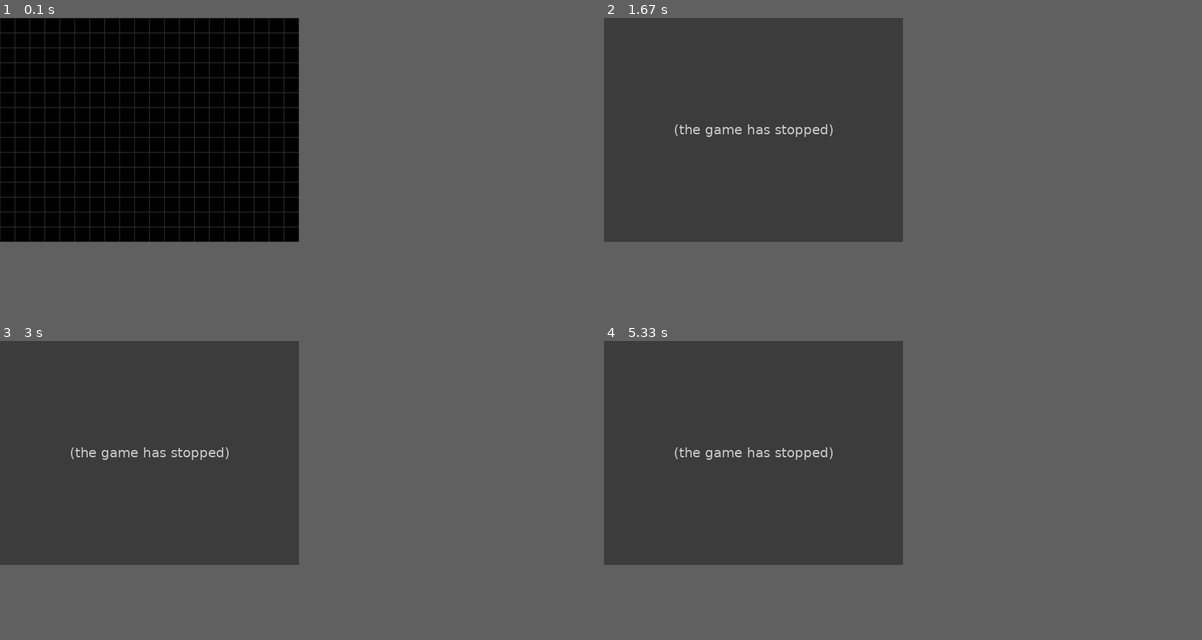
Above: before the commit, frames 1-4 (two rows, left to right).
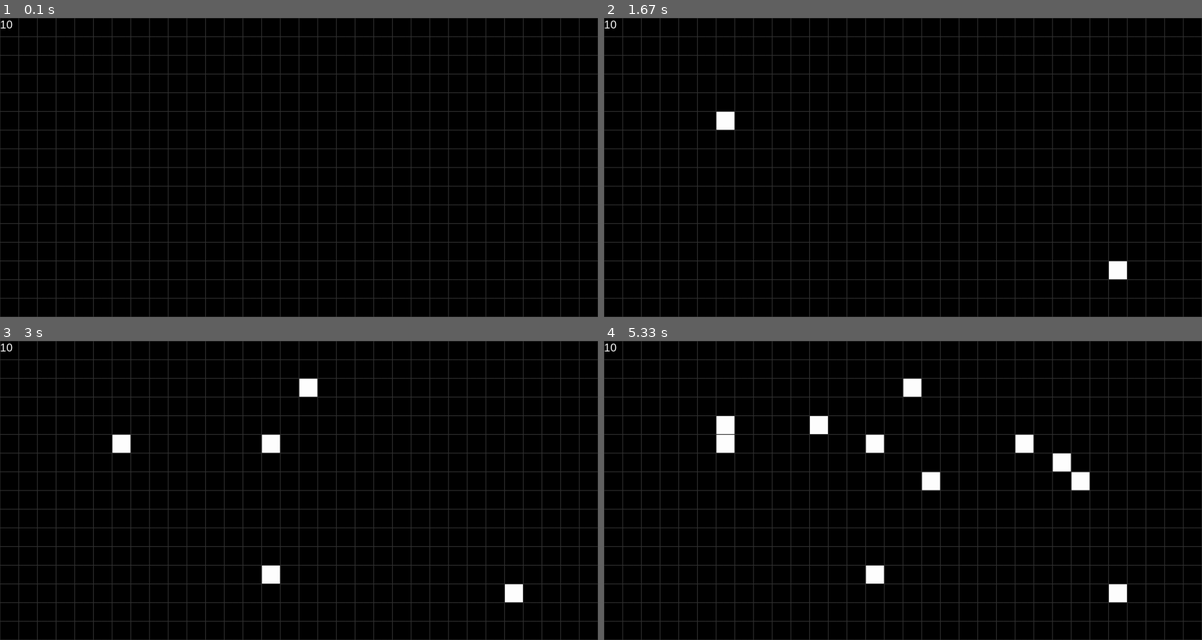
Above: after the commit, the same moments.

Repository: ArMatherYT/Completed
Game: pygame game, started from Conway/conway.py
Same seed, same stepped clock (60 frames per second), same inputs: the game is played once before the commit and once after it.
Inputs (mouse positions are in pixels of both pictures, inside the frame that each line leads up to):
- Up to frame 1 (0.1 s): no input
- Up to frame 2 (1.67 s): tap - at 0.33 s; tap + at 0.67 s; click (717, 122) at 1.2 s; click (1124, 272) at 1.6 s
- Up to frame 3 (3 s): move the mouse to (310, 388) at 1.87 s; click (310, 388) at 2 s; move the mouse to (269, 568) at 2.27 s; click (269, 568) at 2.4 s; click (281, 439) at 2.8 s
- Up to frame 4 (5.33 s): click (819, 427) at 3.2 s; click (1058, 463) at 3.6 s; move the mouse to (1088, 484) at 3.87 s; click (1088, 484) at 4 s; move the mouse to (1028, 436) at 4.27 s; click (1028, 436) at 4.4 s; click (729, 430) at 4.8 s; click (926, 478) at 5.2 s
In our replay, the window is 450x337 before the commit and 900x450 after it. These sizes can differ from the game's own. Grey fills any space a smaller window leaves; there, only what the larger window draws over its background counts as a difference.

The runs differ from the first frame. In frame 1, 9.9% of the frame differs, in the area x 0-100%, y 0-100%; in frame 2, 41%; in frame 3, 41%; in frame 4, 42%.
Error before the commit: IndexError: index 34 is out of bounds for axis 0 with size 20 (conway.py line 47); the game stopped at 1.6 s (later frames are placeholders)

Commit message:
Conway & Tictactoe 2

Diff:
--- a/Conway/conway.py
+++ b/Conway/conway.py
@@ -8,15 +8,15 @@
 # PYGAME CONFIG
 pygame.init()
 pygame.display.set_caption("CONWAY'S GAME OF LIFE")
-SCREEN = pygame.display.set_mode((800, 600))
+SCREEN = pygame.display.set_mode((1600, 800))
 WIDTH, HEIGHT = SCREEN.get_size()
 CLOCK = pygame.time.Clock()
 FONT = pygame.font.SysFont('Arial', 30)
 
 # GAME CONFIG
 FPS = 10
-GRID_WIDTH = 20
-GRID_HEIGHT = 15
+GRID_WIDTH = 32
+GRID_HEIGHT = 16
 SQUARE_WIDTH = WIDTH / GRID_WIDTH
 SQUARE_HEIGHT = HEIGHT / GRID_HEIGHT
 
@@ -97,6 +97,7 @@
 
 def main() -> None:
     """Main loop"""
+    global FPS
     BOARD = Board()
 
     while True:
@@ -119,12 +120,18 @@
                     BOARD.show_next = not BOARD.show_next
                 elif event.key == pygame.K_r:
                     BOARD.reset()
+                elif event.key == pygame.K_PLUS and FPS < 60:
+                    FPS += 1
+                elif event.key == pygame.K_MINUS and FPS > 1:
+                    FPS -= 1
 
         # BOARD
         BOARD.update()
         BOARD.show()
 
         # UPDATE THE WINDOW
+        fps = FONT.render(str(FPS), True, 'white')
+        SCREEN.blit(fps, (0, 0))
         pygame.display.update()
         CLOCK.tick(FPS)
 
--- /dev/null
+++ b/TicTacToe/tictactoe_parte_2.py
@@ -0,0 +1,115 @@
+import pygame
+
+pygame.init()
+SCREEN = pygame.display.set_mode((900, 900))
+WIDTH, HEIGHT = SCREEN.get_size()
+SIZE = WIDTH // 3
+BIG_FONT = pygame.font.SysFont('Arial', SIZE)
+SMALL_FONT = pygame.font.SysFont('Arial', SIZE//2)
+
+# COLORS
+BLUE = (3, 78, 101)     #034e65
+GREEN = (0, 255, 0)     #00ff00
+ORANGE = (255, 127, 0)  #ff7f00
+
+
+class Board:
+    def __init__(self):
+        self.reset()
+
+    def reset(self) -> None:
+        self.turn = 'X'
+        self.winner = None
+        self.win_rect = None
+        self.board = [
+            [None, None, None],
+            [None, None, None],
+            [None, None, None]
+        ]
+
+    def show(self) -> None:
+        for y in range(3):
+            for x in range(3):
+                if not self.board[y][x]: continue
+                color = ORANGE if self.board[y][x] == 'X' else GREEN
+                text = BIG_FONT.render(self.board[y][x], True, color)
+                rect = text.get_rect(center=(
+                    (x+0.5)*SIZE, (y+0.5)*SIZE
+                ))
+
+                SCREEN.blit(text, rect)
+
+        if self.winner:
+            message = f'{self.winner} WINS!'
+            winner = SMALL_FONT.render(message, True, 'white')
+            win_rect = winner.get_rect(center=(WIDTH/2, HEIGHT/2))
+            SCREEN.blit(winner, win_rect)
+
+    def click(self, mx, my):
+        if self.winner: return
+        x, y = int(mx / SIZE), int(my / SIZE)
+        if self.board[y][x]: return
+
+        self.board[y][x] = self.turn
+        if self.check_win(): self.winner = self.turn
+        self.turn = 'X' if self.turn == 'O' else 'O'
+
+    def check_win(self):
+        # ROWS
+        if self.board[0][0] == self.board[0][1] == self.board[0][2] == self.turn:
+            return True
+        if self.board[1][0] == self.board[1][1] == self.board[1][2] == self.turn:
+            return True
+        if self.board[2][0] == self.board[2][1] == self.board[2][2] == self.turn:
+            return True
+
+        # COLUMNS
+        if self.board[0][0] == self.board[1][0] == self.board[2][0] == self.turn:
+            return True
+        if self.board[0][1] == self.board[1][1] == self.board[2][1] == self.turn:
+            return True
+        if self.board[0][2] == self.board[1][2] == self.board[2][2] == self.turn:
+            return True
+
+        # DIAGONAL
+        if self.board[0][0] == self.board[1][1] == self.board[2][2] == self.turn:
+            return True
+        if self.board[2][0] == self.board[1][1] == self.board[0][2] == self.turn:
+            return True
+
+        return False
+
+
+def main() -> None:
+
+    BOARD = Board()
+
+    while True:
+        SCREEN.fill(BLUE)
+        for event in pygame.event.get():
+            if event.type == pygame.QUIT: return
+            if event.type == pygame.MOUSEBUTTONDOWN: BOARD.click(*event.pos)
+            if event.type == pygame.KEYDOWN:
+                if event.key == pygame.K_SPACE:
+                    BOARD.reset()
+
+        BOARD.show()
+
+        for y in range(1, 3):
+            pygame.draw.line(
+                SCREEN, 'white',
+                (SIZE*0.05, y*SIZE), (WIDTH-SIZE*0.05, y*SIZE),
+                width=3
+            )
+        for x in range(1, 3):
+            pygame.draw.line(
+                SCREEN, 'white',
+                (x*SIZE, SIZE*0.05), (x*SIZE, HEIGHT-SIZE*0.05),
+                width=3
+            )
+
+        pygame.display.update()
+
+
+if __name__ == '__main__':
+    main()
Not shown, added: TicTacToe/tictactoe_parte_2.notes
